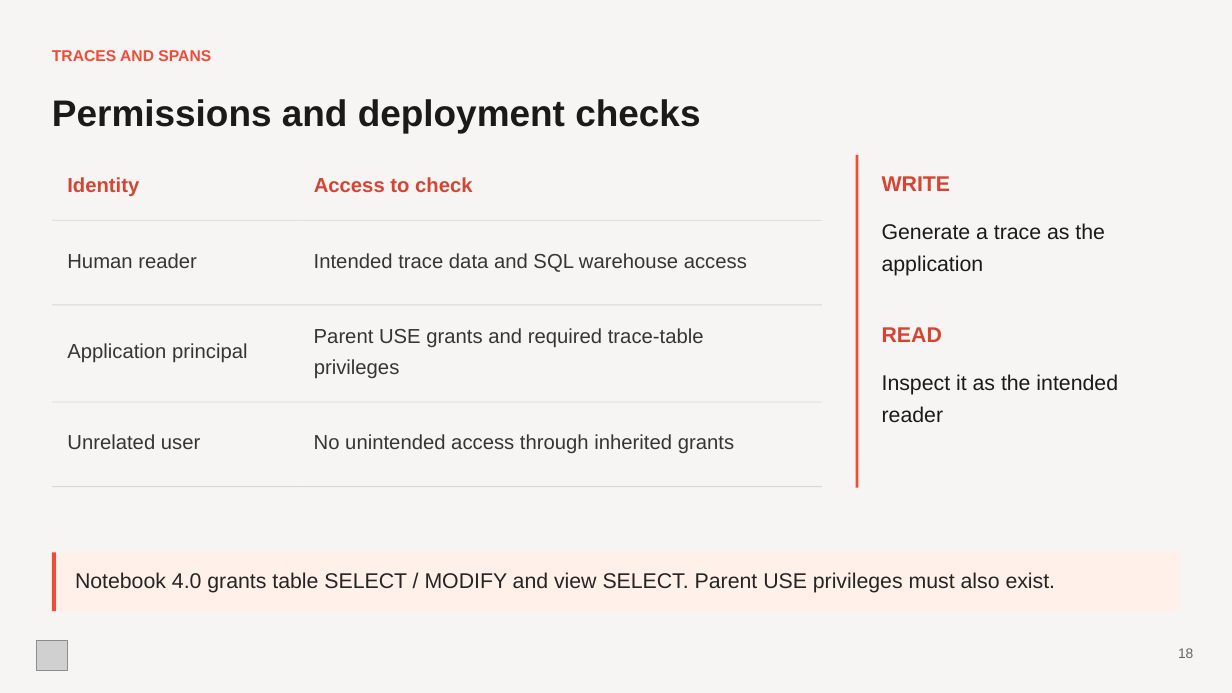
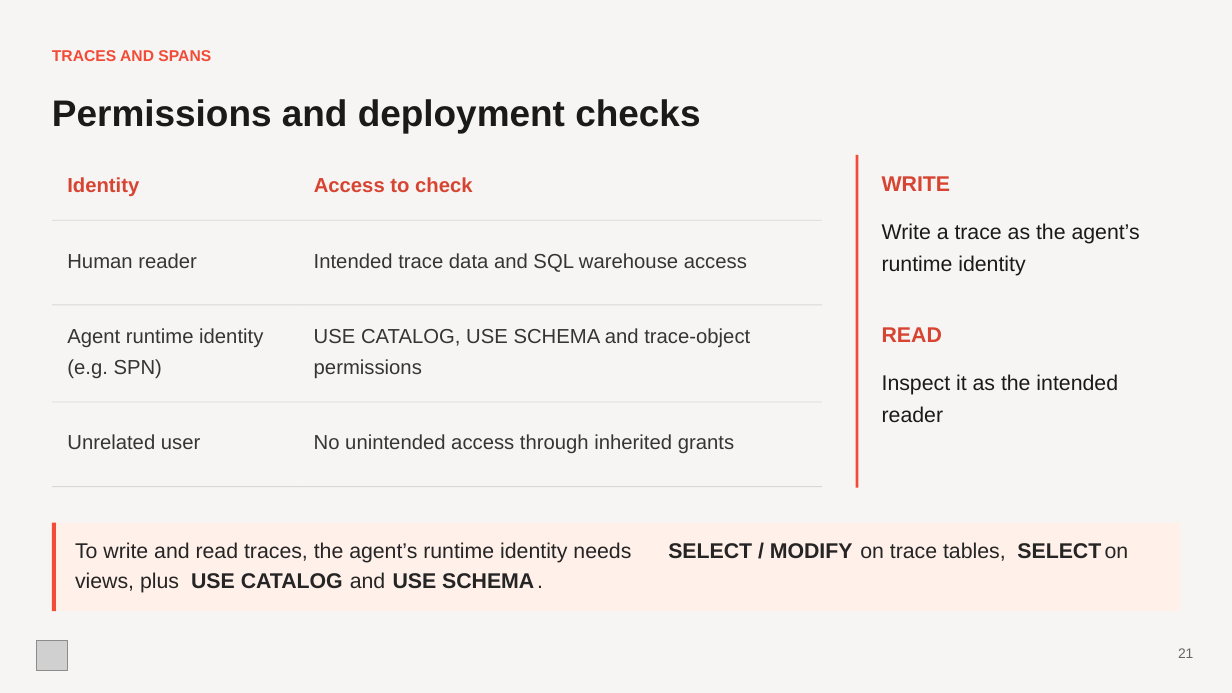
Before and after one commit to evangoh122/course-code-hub, a slide deck: slide 21 of presentations/lecture4.pptx (slide 18 before the commit). Drawn at 1232x693 pixels with LibreOffice and Linux fonts; fonts in the diff are those of the drawing; grey boxes stand for pictures. Boxes give left, top, right and bottom in pixels: in the first picture for what was removed or moved away, otherwise in the second. Text is boxed around its words. In the diff, an @@ line names an element or a change of style, - is before the commit and + after.

```diff
--- a/presentations/lecture4.pptx
+++ b/presentations/lecture4.pptx
@@ text at [882,223,1140,244]: text changed @@
-Generate a trace as the
+Write a trace as the agent’s
@@ text removed at [882,255,984,276] @@
-application
@@ text added at [882,255,1025,276], 16.6 pt, text #1A1A1A @@
+runtime identity
@@ text added at [67,328,263,347], 15.8 pt, text #353535 @@
+Agent runtime identity
@@ text at [314,328,750,347]: text changed @@
-Parent USE grants and required trace-table
+USE CATALOG, USE SCHEMA and trace-object
@@ text removed at [67,343,248,362] @@
-Application principal
@@ text added at [67,359,162,378], 15.8 pt, text #353535 @@
+(e.g. SPN)
@@ text removed at [314,359,400,378] @@
-privileges
@@ text added at [314,359,422,378], 15.8 pt, text #353535 @@
+permissions
@@ rectangle: place and size @@
-rectangle at [52,553,1180,612]
+rectangle at [52,523,1180,612]
@@ rectangle: place and size @@
-rectangle at [52,553,55,612]
+rectangle at [52,523,55,612]
@@ text added at [75,542,631,563], 16.6 pt, text #252525 @@
+To write and read traces, the agent’s runtime identity needs
@@ text added at [537,567,554,602], 16.6 pt, text #252525 @@
+.
@@ text added at [668,543,853,559], 16.6 pt, text #252525, bold @@
+SELECT / MODIFY
@@ text added at [860,542,1006,561], 16.6 pt, text #252525 @@
+on trace tables,
@@ text added at [1017,543,1101,559], 16.6 pt, text #252525, bold @@
+SELECT
@@ text added at [1105,546,1129,558], 16.6 pt, text #252525 @@
+on
@@ text removed at [75,572,1056,593] @@
-Notebook 4.0 grants table SELECT / MODIFY and view SELECT. Parent USE privileges must also exist.
@@ text added at [75,572,179,593], 16.6 pt, text #252525 @@
+views, plus
@@ text added at [191,573,343,589], 16.6 pt, text #252525, bold @@
+USE CATALOG
@@ text added at [350,572,386,588], 16.6 pt, text #252525 @@
+and
@@ text added at [393,573,534,589], 16.6 pt, text #252525, bold @@
+USE SCHEMA
@@ text at [1178,648,1193,658]: text changed @@
-18
+21
```
Also in this commit, not shown: 23 other slides changed, 13 slides added, 10 slides removed, 7 other files.
